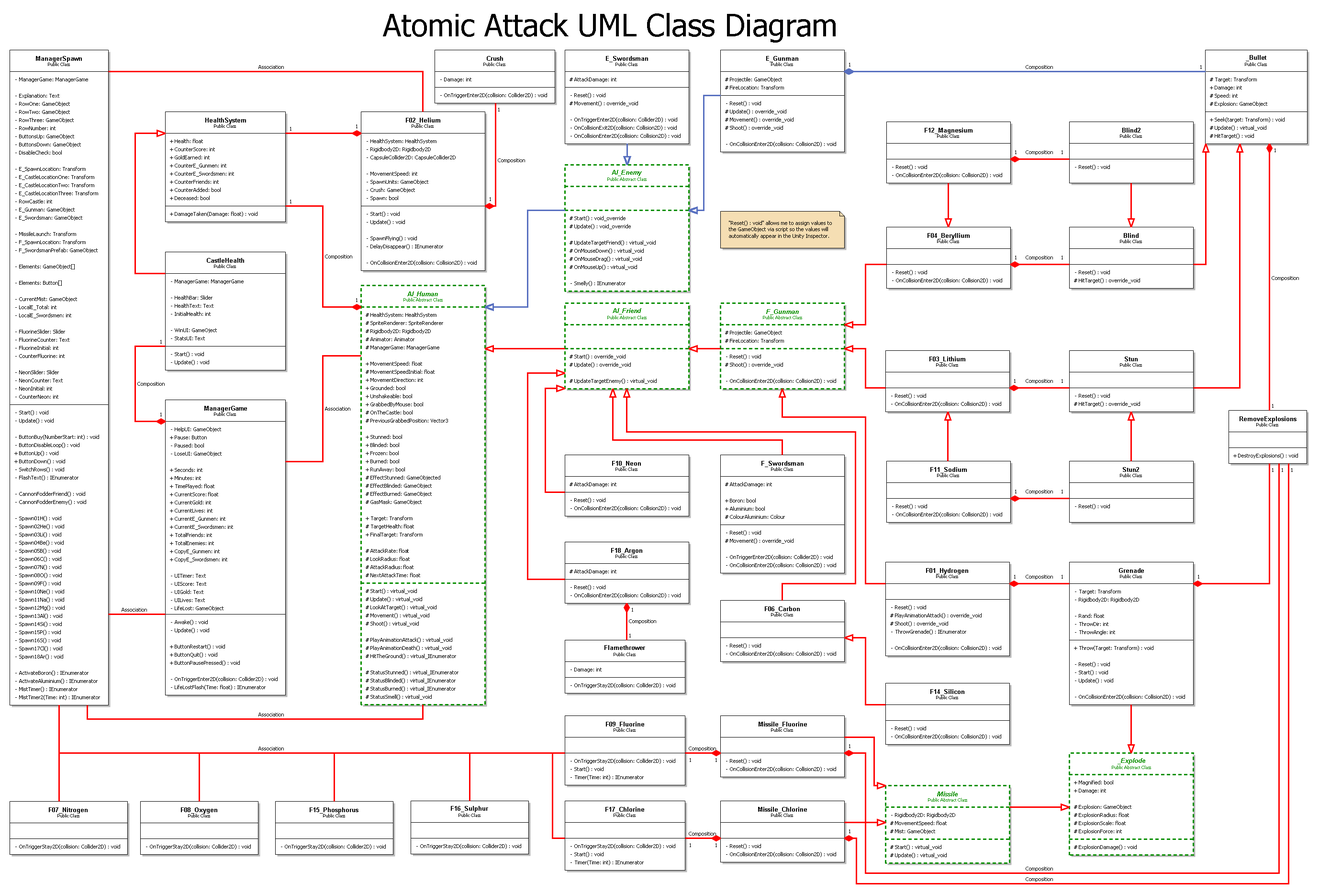
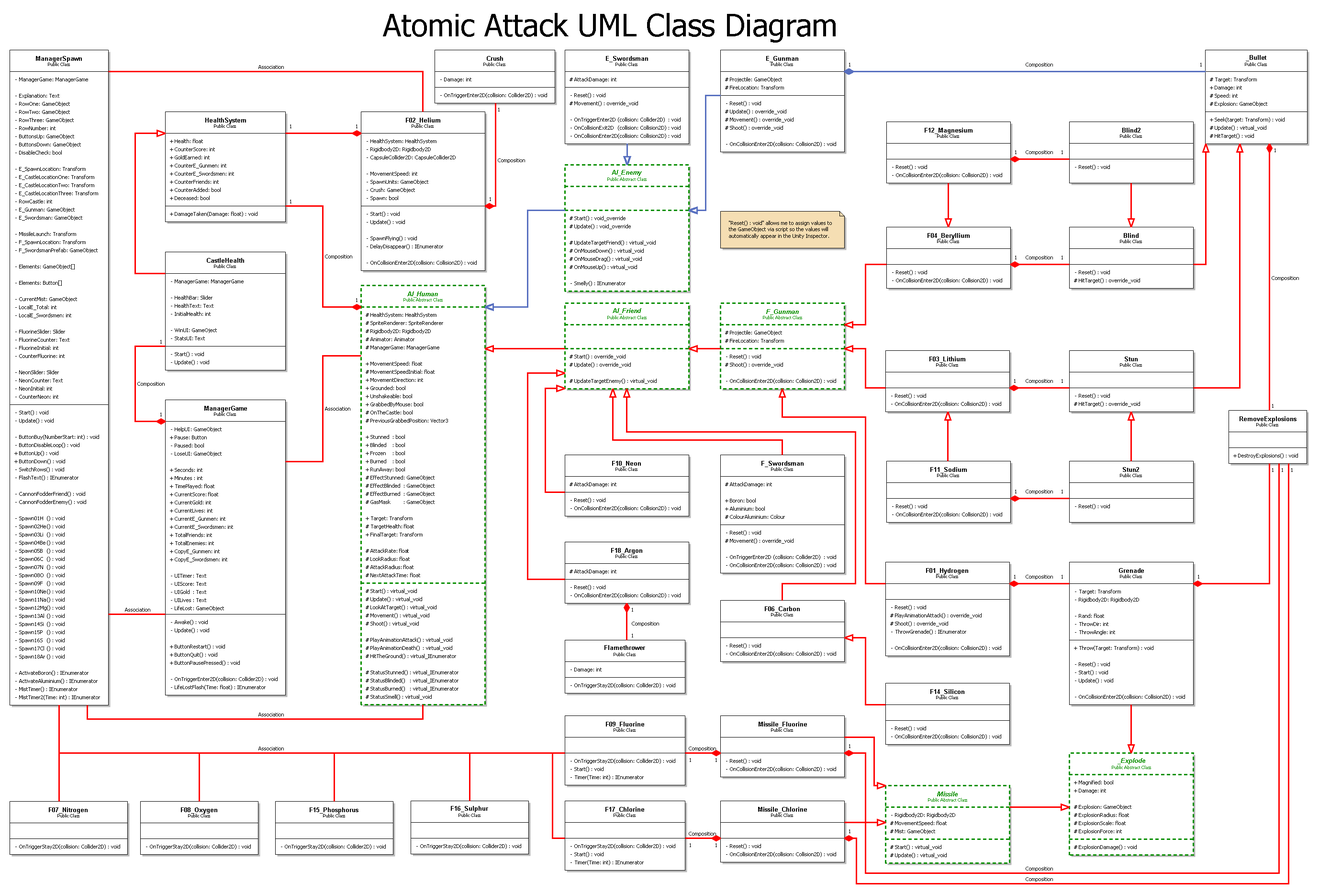
Layer changes from the first 1319 × 894 image to the second:
painted on "Layer 1" over [43,62,1202,692]
